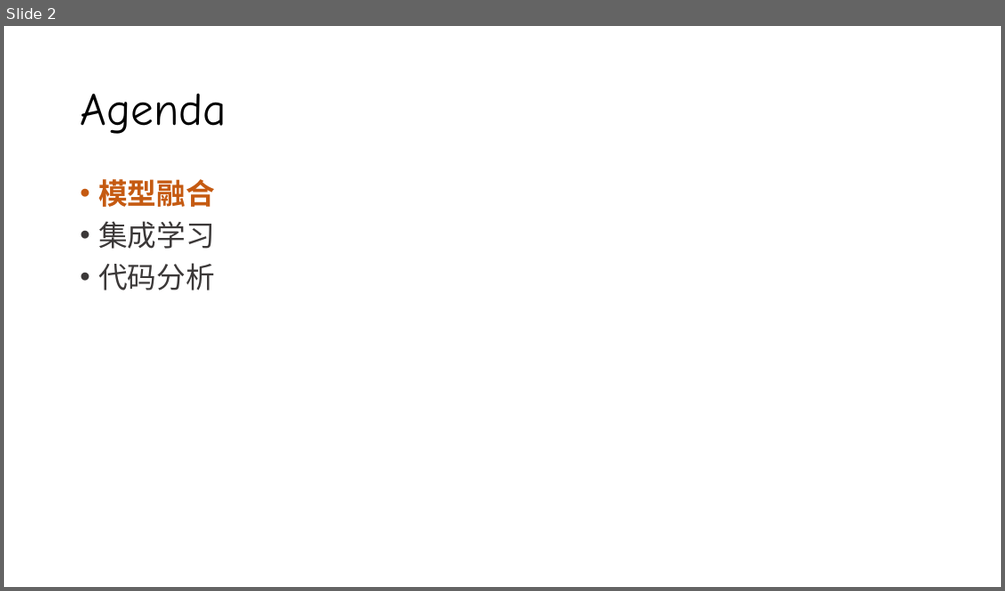
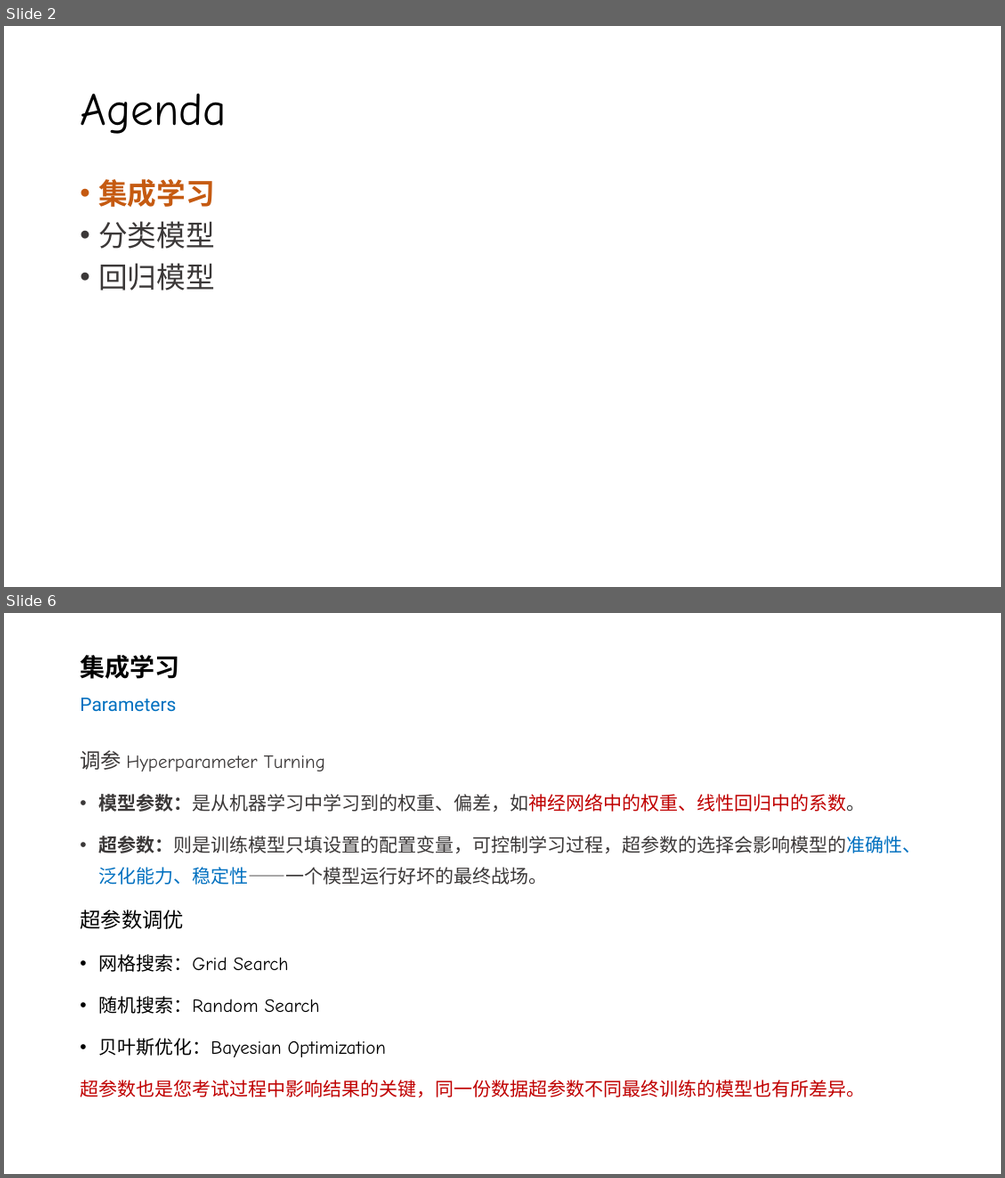
Before and after one commit to silentbalanceyh/cda-exam, a slide deck: ppt/06.模型选择.pptx. Shown one above the other, each under a label of ours: slide 2 before the commit, slides 2 and 6 after it; the slides between them are not shown. The pictures are 1005x591 and 1005x1178 pixels, drawn with LibreOffice and Linux fonts; fonts in the diff are those of the drawing; background and template pictures are left out. Boxes give left, top, right and bottom in pixels: in the first picture for what was removed or moved away, otherwise in the second. Text is boxed around its words. In the diff, an @@ line names an element or a change of style, - is before the commit and + after.

Commit message:
模型选择

```diff
--- a/ppt/06.模型选择.pptx
+++ b/ppt/06.模型选择.pptx
@@ slide 6 added at (x1=4, y1=613, x2=1001, y2=1174), background #FFFFFF @@
@@ title added at (x1=80, y1=655, x2=179, y2=712), 18 pt, text #0070C0 @@
+集成学习
+Parameters
@@ text added at (x1=80, y1=750, x2=921, y2=1097), 18 pt, text #3B3838 @@
+调参 Hyperparameter Turning
+• 模型参数：是从机器学习中学习到的权重、偏差，如神经网络中的权重、线性回归中的系数。
+• 超参数：则是训练模型只填设置的配置变量，可控制学习过程，超参数的选择会影响模型的准确性、泛化能力、稳定性——一个模型运行好坏的最终战场。
+超参数调优
+• 网格搜索：Grid Search
+• 随机搜索：Random Search
+• 贝叶斯优化：Bayesian Optimization
+超参数也是您考试过程中影响结果的关键，同一份数据超参数不同最终训练的模型也有所差异。
@@ slide 2 changed as well @@
@@ text at (x1=98, y1=179, x2=215, y2=207): paragraph removed @@
-• 模型融合
@@ text at (x1=98, y1=179, x2=215, y2=207): text colour #3B3838 to #C55A11, bold on in "集成学习" @@
@@ text at (x1=98, y1=221, x2=215, y2=290): text changed @@
-• 代码分析视界
+• 分类模型
+• 回归模型
```
Also in this commit, not shown: 1 other slide changed, 28 other slides added, 2 other files.
